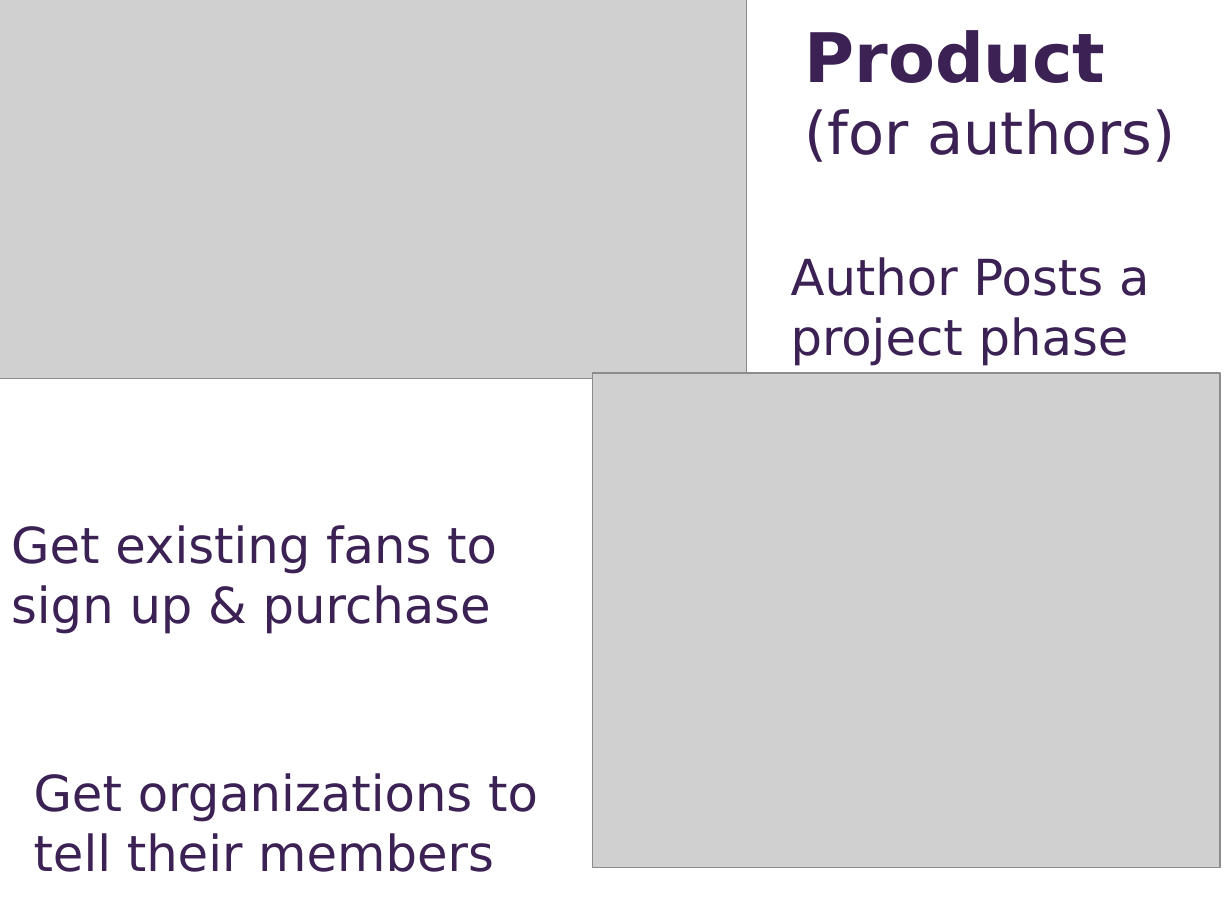
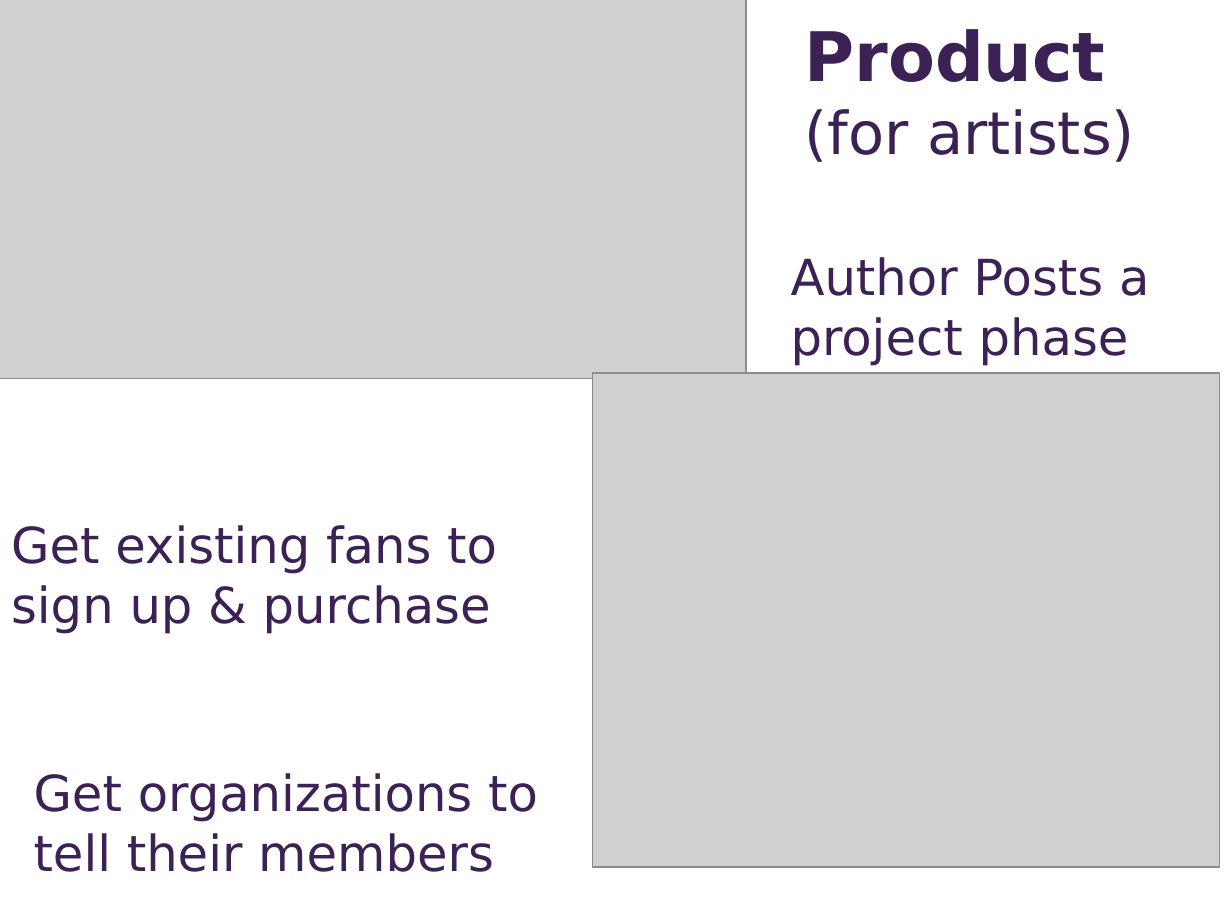
Before and after one commit to ece106/tomatocan, a slide deck: slide 4 of public/pitchSlides.pptx (slide 6 before the commit). Drawn at 1232x924 pixels with LibreOffice and Linux fonts; fonts in the diff are those of the drawing; grey boxes stand for pictures. Boxes give left, top, right and bottom in pixels: in the first picture for what was removed or moved away, otherwise in the second. Text is boxed around its words. In the diff, an @@ line names an element or a change of style, - is before the commit and + after.

```diff
--- a/public/pitchSlides.pptx
+++ b/public/pitchSlides.pptx
@@ text at [805, 29, 1134, 162]: text changed @@
-Product (for authors)
+Product (for artists)
```
Also in this commit, not shown: 6 other slides changed, 6 other files.
